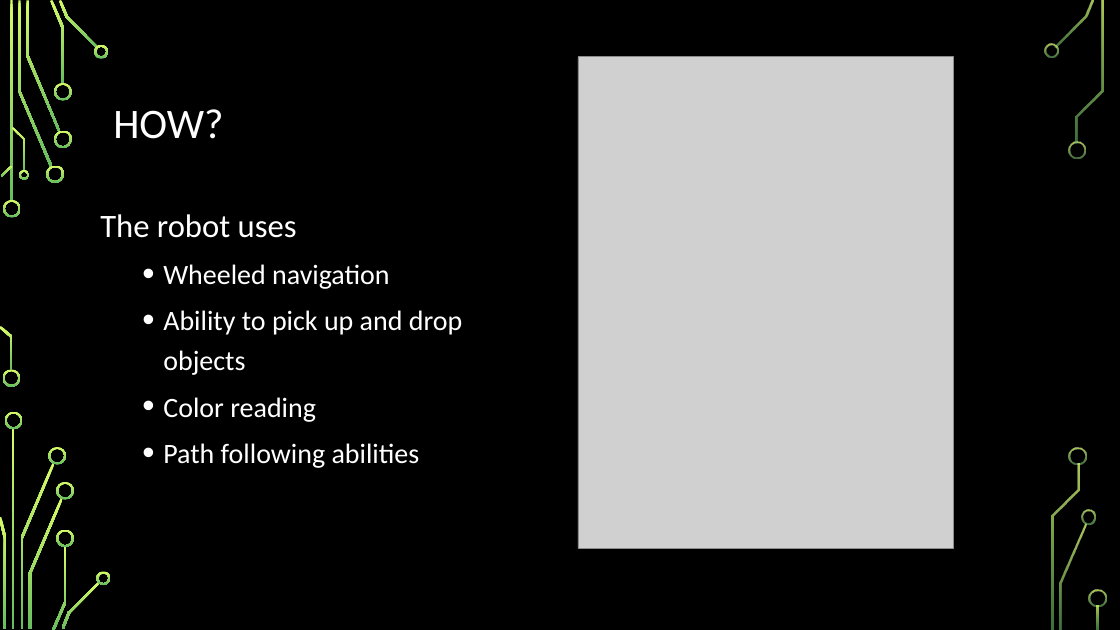
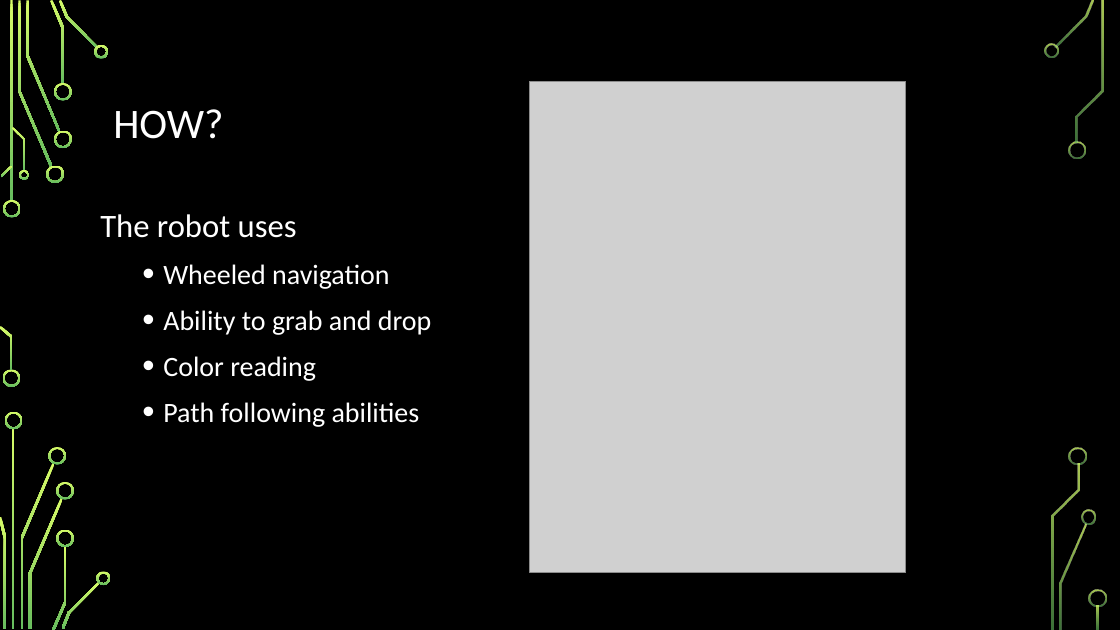
Before and after one commit to bwwagner/SP17-barbot, a slide deck: slide 4 of Presentation/conference-presentation.pptx. Drawn at 1120x630 pixels with LibreOffice and Linux fonts; fonts in the diff are those of the drawing; grey boxes stand for pictures; background and template pictures are left out. Boxes give left, top, right and bottom in pixels: in the first picture for what was removed or moved away, otherwise in the second. Text is boxed around its words. In the diff, an @@ line names an element or a change of style, - is before the commit and + after.

```diff
--- a/Presentation/conference-presentation.pptx
+++ b/Presentation/conference-presentation.pptx
@@ picture: place and size @@
-picture at bbox=[578, 57, 954, 549]
+picture at bbox=[530, 82, 906, 573]
@@ text at bbox=[163, 310, 431, 335]: text changed @@
-  • Ability to pick up and drop objects
+  • Ability to grab and drop
```
Also in this commit, not shown: 3 other slides changed, 1 other file.
